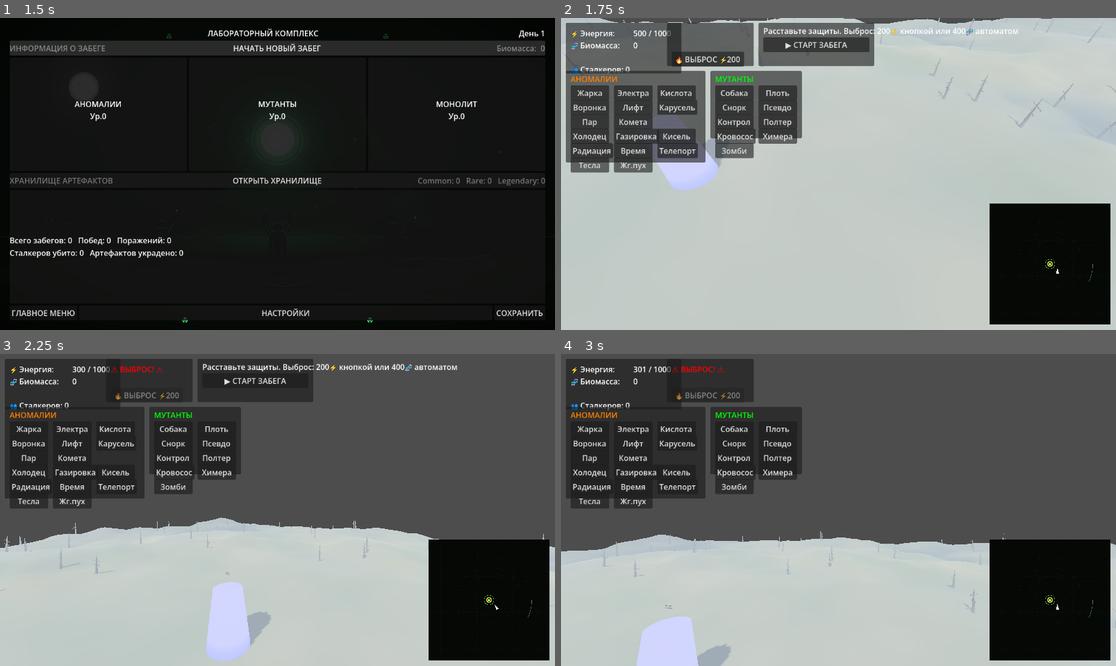
Above: before the commit, frames 1-4 (two rows, left to right).
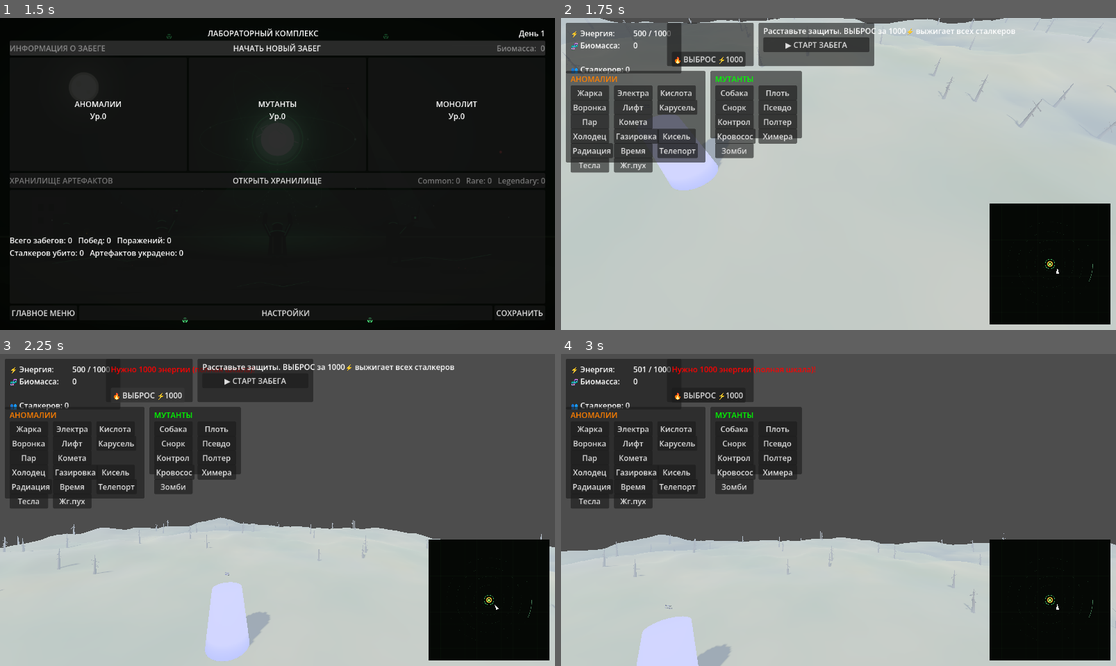
Above: after the commit, the same moments.

Repository: MisStiCc/StalkerRevert
Game: Godot game, scene res://scenes/ui/main_menu.tscn
Same seed, same stepped clock (60 frames per second), same inputs: the game is played once before the commit and once after it.
Inputs:
- Up to frame 1 (1.5 s): click "НОВАЯ ИГРА" at 0.5 s; click "НАЧАТЬ НОВЫЙ ЗАБЕГ" at 1.25 s
- Up to frame 2 (1.75 s): no input
- Up to frame 3 (2.25 s): click "🔥 ВЫБРОС ⚡200" (after the commit: "🔥 ВЫБРОС ⚡1000") at 2 s
- Up to frame 4 (3 s): click "▶ СТАРТ ЗАБЕГА" at 2.75 s

Frame 1 is identical in both runs. In frame 2, 0.4% of the frame differs, in the area x 20-83%, y 3-16%; in frame 3, 1.1%, in the area x 0-100%, y 3-99%; in frame 4, 0.5%.

Commit message:
feat: каноничный выброс - 1000 энергии, гибель всех сталкеров, сортировка аномалий
Механика по ТЗ пользователя:
- выброс активируется ТОЛЬКО энергией: цена 200 -> 1000 (полная шкала);
  биомасса больше не запускает выброс (критическая биомасса - только
  предупреждение в консоли)
- при выбросе гибнут ВСЕ сталкеры на поле боя (_kill_all_stalkers)
- аномалии перемешиваются по силе: слабые (ур.1) в кольцо 110-160м,
  средние 75-110м, сильные (ур.3) 40-75м от монолита

Попутно починено (найдено тестом):
- EventManager._monolith/_anomaly_manager/_spawn_manager захватывались
  в _ready ДО готовности целей и навсегда оставались null - перемешивание
  и сброс артефактов молча не работали; ссылки ленивые (_resolve_refs)
- подклассы аномалий сбрасывают difficulty_level=1 в _ready ПОСЛЕ
  установки сложности - set_difficulty теперь после add_child
- create_anomaly проецирует позицию на рельеф лучом - аномалии больше
  не висят в воздухе и не зарываются

Проверено headless: нехватка энергии - надпись без выброса; 1000 ->
выброс #1, сталкер-жертва погиб; слабая аномалия на 131м, сильная на
52м, обе на рельефе; биомасса 450 не запускает выброс.

Diff:
--- a/managers/anomaly_manager.gd
+++ b/managers/anomaly_manager.gd
@@ -68,11 +68,16 @@
 
 	var scene = anomaly_scenes[anomaly_type]
 	var anomaly = scene.instantiate()
+
+	# Проекция на рельеф: аномалия всегда стоит на земле, а не в воздухе
+	var space = get_viewport().get_world_3d().direct_space_state
+	var ray = PhysicsRayQueryParameters3D.new()
+	ray.from = Vector3(position.x, position.y + 40.0, position.z)
+	ray.to = Vector3(position.x, position.y - 60.0, position.z)
+	ray.collision_mask = 1
+	var hit = space.intersect_ray(ray)
+	position.y = hit.position.y if hit else 0.0
 	anomaly.position = position
-
-	# Устанавливаем сложность
-	if anomaly.has_method("set_difficulty"):
-		anomaly.set_difficulty(difficulty)
 
 	# Применяем множители из лаборатории
 	if anomaly.has_method("set_damage_multiplier"):
@@ -86,6 +91,12 @@
 
 	anomaly.add_to_group("anomalies")
 	get_tree().current_scene.add_child(anomaly)
+
+	# Сложность задаем ПОСЛЕ add_child: _ready() подклассов сбрасывает
+	# difficulty_level на 1 (аналогично артефактам)
+	if anomaly.has_method("set_difficulty"):
+		anomaly.set_difficulty(difficulty)
+
 	active_anomalies.append(anomaly)
 
 	anomaly_created.emit(anomaly, anomaly_type, difficulty)
--- a/managers/event_manager.gd
+++ b/managers/event_manager.gd
@@ -44,10 +44,22 @@
     return not is_radiating and not _run_over
 
 
+func _resolve_refs():
+    """Ссылки на монолит/менеджеры ленивые: EventManager рождается раньше их"""
+    if not _monolith:
+        _monolith = get_tree().get_first_node_in_group("monolith")
+    if not _anomaly_manager:
+        _anomaly_manager = get_tree().get_first_node_in_group("anomaly_manager")
+    if not _spawn_manager:
+        _spawn_manager = get_tree().get_first_node_in_group("spawn_manager")
+
+
 func start_radiation_pulse() -> bool:
     if is_radiating or _run_over:
         return false
 
+    _resolve_refs()
+
     is_radiating = true
     pulse_count += 1
     current_difficulty += difficulty_increase_per_pulse
@@ -62,7 +74,10 @@
     # Сбрасываем артефакты у сталкеров
     _drop_all_artifacts()
 
-    # Перемешиваем аномалии
+    # ВЫБРОС УБИВАЕТ ВСЕХ СТАЛКЕРОВ НА ПОВЕРХНОСТИ
+    _kill_all_stalkers()
+
+    # Аномалии перемешиваются: слабые дальше от монолита, сильные ближе
     _shuffle_all_anomalies()
 
     # Завершаем выброс через duration (отдельной корутиной, чтобы
@@ -85,6 +100,7 @@
 
 
 func _drop_all_artifacts():
+    _resolve_refs()
     if not _spawn_manager:
         return
 
@@ -100,7 +116,18 @@
     print("Сброшено артефактов во время выброса: " + str(dropped), "EventManager")
 
 
+func _kill_all_stalkers():
+    """Выброс выжигает всех сталкеров на поверхности"""
+    var killed = 0
+    for s in get_tree().get_nodes_in_group("stalkers"):
+        if is_instance_valid(s) and s.has_method("take_damage"):
+            s.take_damage(999999.0, null)
+            killed += 1
+    print("Выброс выжег сталкеров: " + str(killed), "EventManager")
+
+
 func _shuffle_all_anomalies():
+    _resolve_refs()
     if not _monolith or not _anomaly_manager:
         return
 
@@ -132,9 +159,10 @@
     if not _monolith:
         return Vector3.ZERO
 
-    var inner = _monolith.get("inner_radius") if _monolith.has_method("get_inner_radius") else 20.0
-    var middle = _monolith.get("middle_radius") if _monolith.has_method("get_middle_radius") else 40.0
-    var outer = _monolith.get("outer_radius") if _monolith.has_method("get_outer_radius") else 60.0
+    # Кольца Зоны: арена монолита плоская до 35м, дальше рельеф до периметра ~160м
+    var inner = 75.0   # сильные аномалии: 40-75м от монолита
+    var middle = 110.0 # средние: 75-110м
+    var outer = 160.0  # слабые: 110-160м
 
     var min_r = 0.0
     var max_r = 0.0
@@ -146,8 +174,8 @@
         2:  # средние
             min_r = inner
             max_r = middle
-        3:  # сильные - ближний
-            min_r = 0.0
+        3:  # сильные - ближний к монолиту
+            min_r = 40.0
             max_r = inner
         _: return Vector3.ZERO
 
--- a/ui/hud/hud.gd
+++ b/ui/hud/hud.gd
@@ -236,11 +236,11 @@
 		_show_emission_note("Выброс уже идёт!")
 		return
 
-	if zone_controller.spend_energy(200):
+	if zone_controller.spend_energy(1000):
 		emission_requested.emit()
 		zone_controller.start_radiation_pulse()
 	else:
-		_show_emission_note("Нужно 200 энергии!")
+		_show_emission_note("Нужно 1000 энергии (полная шкала)!")
 
 
 var _note_timer: SceneTreeTimer = null
--- a/ui/hud/hud.tscn
+++ b/ui/hud/hud.tscn
@@ -72,7 +72,7 @@
 offset_top = 60.0
 offset_right = 160.0
 offset_bottom = 85.0
-text = "🔥 ВЫБРОС ⚡200"
+text = "🔥 ВЫБРОС ⚡1000"
 
 [node name="AnomalyPanel" type="Panel" parent="."]
 offset_left = 10.0
@@ -286,7 +286,7 @@
 offset_top = 5.0
 offset_right = 230.0
 offset_bottom = 25.0
-text = "Расставьте защиты. Выброс: 200⚡ кнопкой или 400🧬 автоматом"
+text = "Расставьте защиты. ВЫБРОС за 1000⚡ выжигает всех сталкеров"
 
 [node name="StartRunButton" type="Button" parent="StartPanel"]
 offset_left = 10.0
